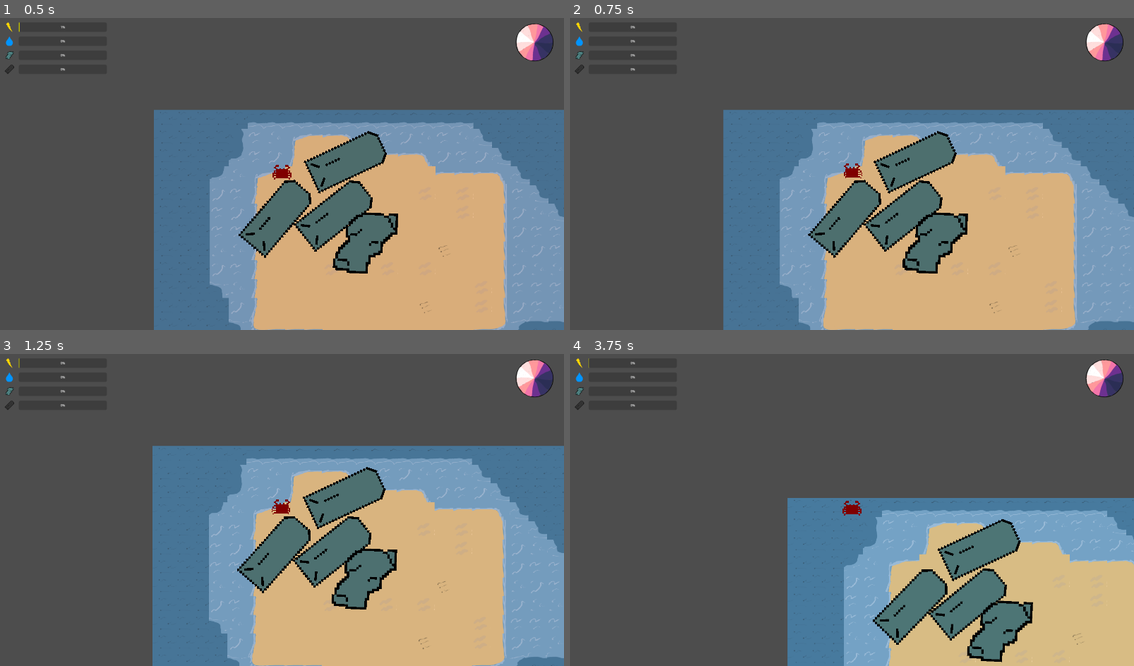
Above: before the commit, frames 1-4 (two rows, left to right).
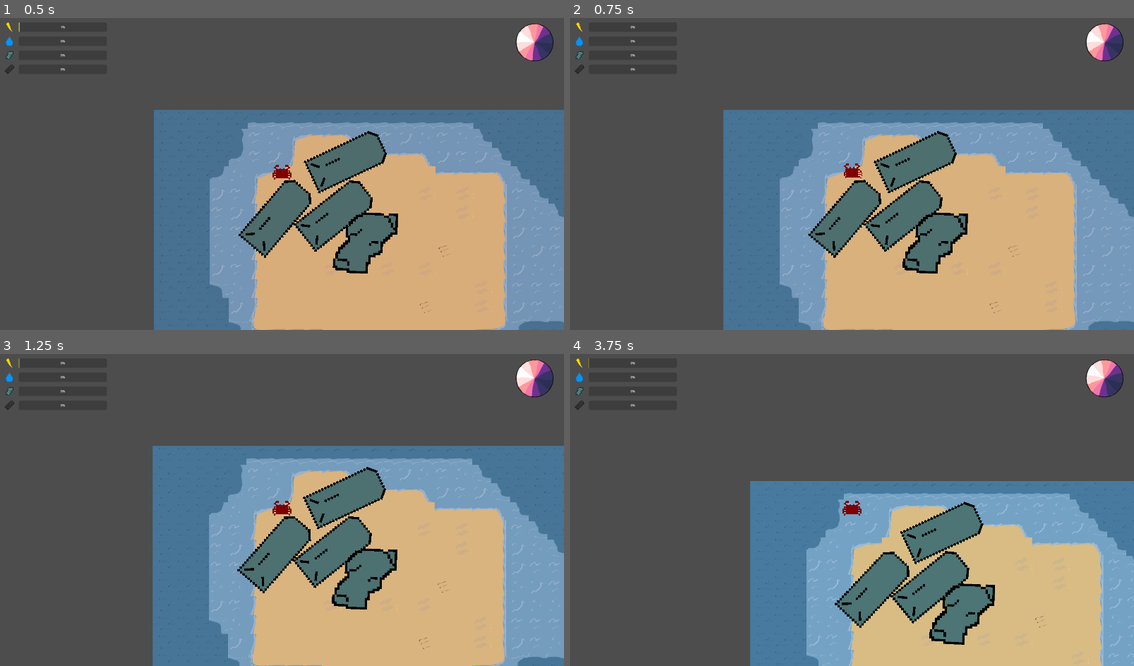
Above: after the commit, the same moments.

Repository: nporposoft/crabs-on-the-island
Game: Godot game, scene res://scenes/island_v1/island_v1.tscn
The game is run twice, just before and just after one commit, with the same random seed, the same clock (stepped at 60 frames per second) and the same inputs.
Inputs:
- Up to frame 1 (0.5 s): no input
- Up to frame 2 (0.75 s): hold D (move_right) from 0.53 s (still down); tap Shift (dodge) at 0.6 s
- Up to frame 3 (1.25 s): keep holding D (move_right)
- Up to frame 4 (3.75 s): release D (move_right) at 1.28 s; hold S (move_down) 1.28-2.03 s; tap Shift (dodge) every 0.75 s from 1.35 to 3.6 s; hold D (move_right) 2.03-2.78 s; hold W (move_up) 2.78-3.53 s; hold A (move_left) from 3.53 s (still down)

Frame 1 is identical in both runs. In frame 2, less than 0.1% of the frame differs, in the area x 36-90%, y 33-100%; in frame 3, 0.5%; in frame 4, 25%, in the area x 31-100%, y 40-100%.

Commit message:
tweak down dodge impulse

Diff:
--- a/crabs/Crab.gd
+++ b/crabs/Crab.gd
@@ -6,7 +6,7 @@
 @export var dodge_battery_usage: float = 0.5
 @export var harvest_battery_usage: float = 0.1
 @export var dodge_cooldown_seconds: float = 1.67
-@export var dodge_speed_multiplier: float = 1.5
+@export var dodge_speed_multiplier: float = 1.0
 
 const movementThreshold: float = 5.0
 
--- a/scenes/island_v1/island_v1.tscn
+++ b/scenes/island_v1/island_v1.tscn
@@ -68,11 +68,6 @@
 metadata/_edit_group_ = true
 
 [node name="Crab" parent="Player" instance=ExtResource("3_s85qb")]
-move_battery_usage = 0.1
-dodge_battery_usage = 0.5
-harvest_battery_usage = 0.1
-dodge_cooldown_seconds = 1.67
-dodge_speed_multiplier = 1.5
 
 [node name="resource" parent="." instance=ExtResource("6_2lyxb")]
 position = Vector2(579, 328)
